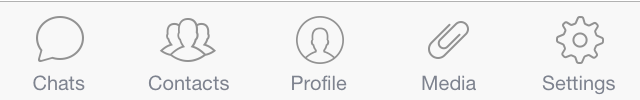
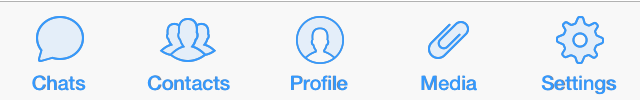
Layer changes from the first (640, 100) image to the second:
added group "chats-active.svg" with 2 layers in group "active" over [left=36, top=16, right=84, bottom=62]
renamed "chats.svg" to "border", showed it, moved it into group "chats-active.svg" over [left=36, top=16, right=84, bottom=62]
added layer "Fill" (10%) in group "chats-active.svg" over [left=36, top=16, right=84, bottom=62]
added group "contacts-active.svg" with 2 layers in group "active" over [left=160, top=18, right=216, bottom=62]
renamed "contacts.svg" to "border", showed it, moved it into group "contacts-active.svg" over [left=160, top=18, right=216, bottom=62]
added layer "fill" (1st of 4, in "Tab Bar" › "active" › "contacts-active.svg") (10%) in group "contacts-active.svg" over [left=160, top=18, right=216, bottom=62]
added group "profile-active.svg" with 2 layers in group "active" over [left=296, top=16, right=344, bottom=64]
renamed "profile.svg" to "border", showed it, moved it into group "profile-active.svg" over [left=296, top=16, right=344, bottom=64]
added layer "fill" (2nd of 4, in "Tab Bar" › "active" › "profile-active.svg") (10%) in group "profile-active.svg" over [left=296, top=16, right=344, bottom=64]
added group "media-active.svg" with 2 layers in group "active" over [left=428, top=21, right=469, bottom=59]
renamed "Attachments" to "border", showed it, moved it into group "media-active.svg" over [left=428, top=21, right=469, bottom=59]
added group "settings-active.svg" with 2 layers in group "active" over [left=556, top=16, right=604, bottom=64]
renamed "settings.svg" to "border", showed it, moved it into group "settings-active.svg" over [left=556, top=16, right=604, bottom=64]
added layer "fill" (4th of 4, in "Tab Bar" › "active" › "settings-active.svg") (10%) in group "settings-active.svg" over [left=556, top=16, right=604, bottom=64]
…and 6 more changes (1 added, 5 painted, 5 visibility)
